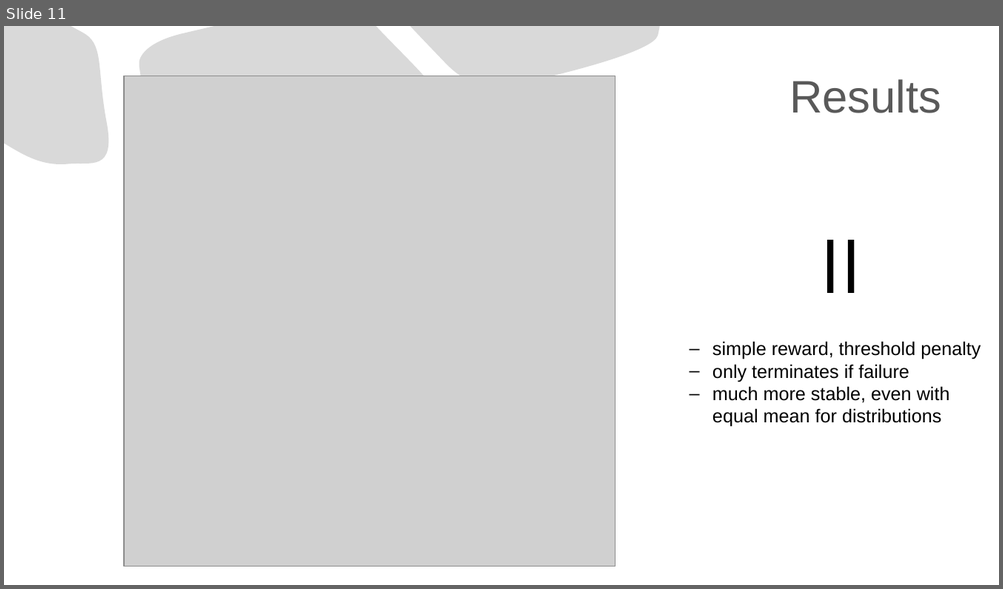
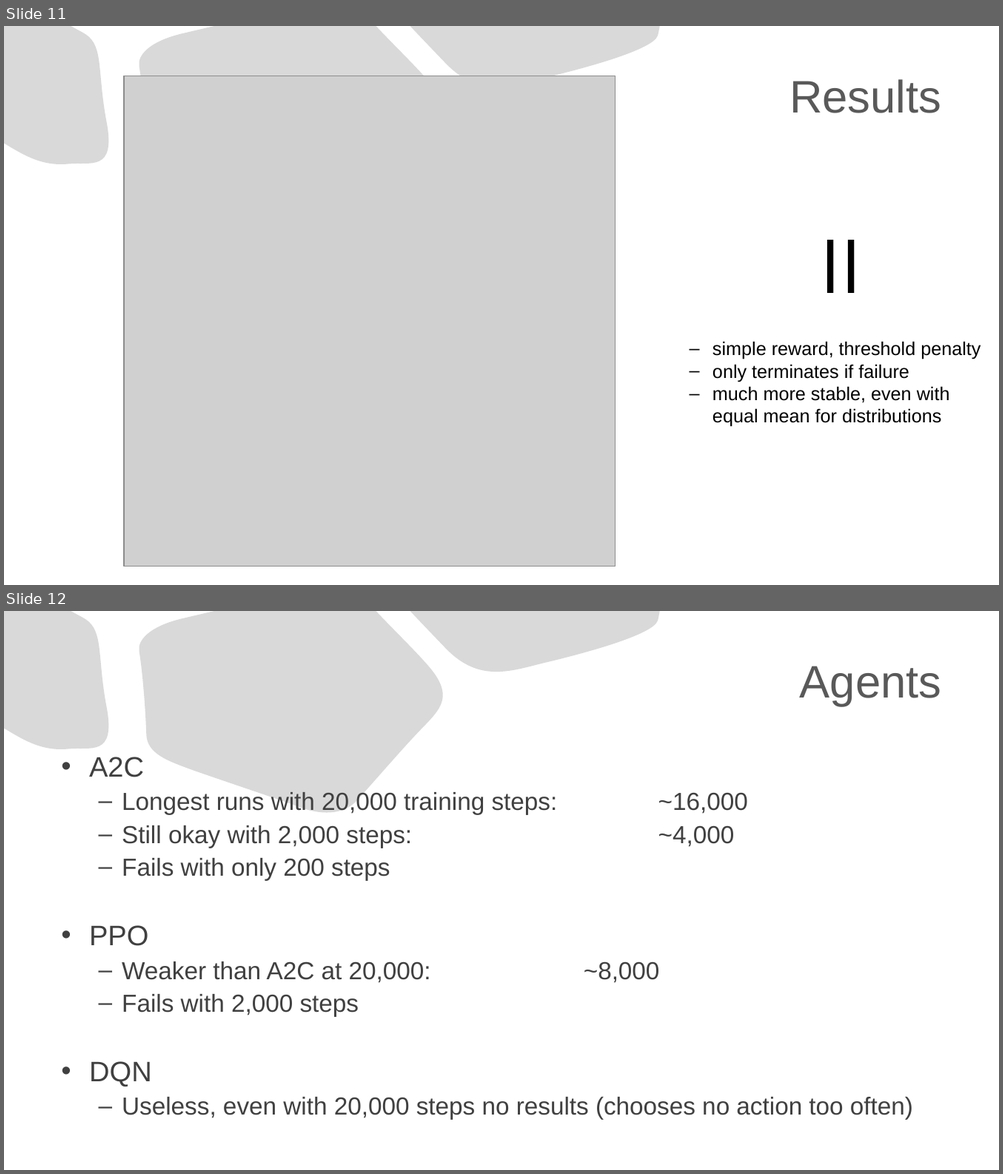
Before and after one commit to marekhummel/traffic-lights-rl, a slide deck: visuals/slides.pptx. Shown one above the other, each under a label of ours: slide 11 before the commit, slides 11 and 12 after it. The pictures are 1003x589 and 1003x1174 pixels, drawn with LibreOffice and Linux fonts; fonts in the diff are those of the drawing; grey boxes stand for pictures. Boxes give left, top, right and bottom in pixels: in the first picture for what was removed or moved away, otherwise in the second. Text is boxed around its words. In the diff, an @@ line names an element or a change of style, - is before the commit and + after.

```diff
--- a/visuals/slides.pptx
+++ b/visuals/slides.pptx
@@ slide 12 added at (4,611,999,1170), background #FFFFFF; not listed: 3 template elements that a slide beside it also shows @@
@@ title added at (800,666,942,706), 44 pt, text #595959 @@
+Agents
@@ text added at (89,757,913,1120), 23.8 pt, text #404040 @@
+• A2C
+  – Longest runs with 20,000 training steps: ~16,000
+  – Still okay with 2,000 steps: ~4,000
+  – Fails with only 200 steps
+• PPO
+  – Weaker than A2C at 20,000: ~8,000
+  – Fails with 2,000 steps
+• DQN
+  – Useless, even with 20,000 steps no results (chooses no action too often)
```
Also in this commit, not shown: 2 other slides added, 5 other files.
